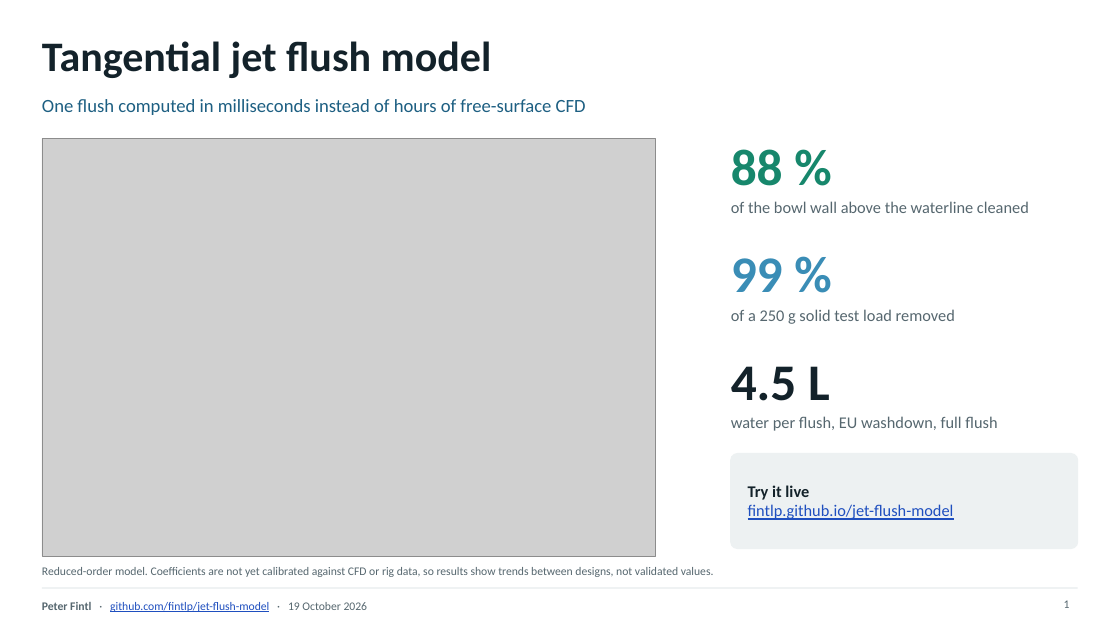
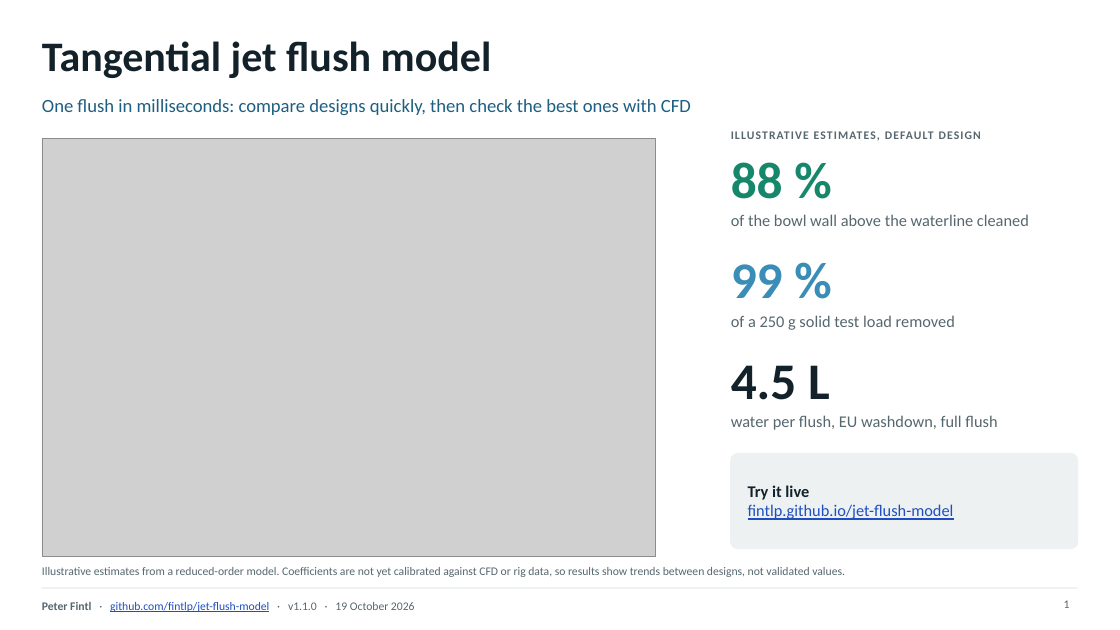
Before and after one commit to fintlp/jet-flush-model, a slide deck: slide 1 of slides/jet-flush-model.pptx. Drawn at 1120x630 pixels with LibreOffice and Linux fonts; fonts in the diff are those of the drawing; grey boxes stand for pictures. Boxes give left, top, right and bottom in pixels: in the first picture for what was removed or moved away, otherwise in the second. Text is boxed around its words. In the diff, an @@ line names an element or a change of style, - is before the commit and + after.

```diff
--- a/slides/jet-flush-model.pptx
+++ b/slides/jet-flush-model.pptx
@@ text at box(42, 99, 691, 115): text changed @@
-One flush computed in milliseconds instead of hours of free-surface CFD
+One flush in milliseconds: compare designs quickly, then check the best ones with CFD
@@ text added at box(731, 131, 981, 140), 10 pt, text #56676F, bold @@
+ILLUSTRATIVE ESTIMATES, DEFAULT DESIGN
@@ text "88 %": place and size @@
-text "88 %" at box(731, 149, 783, 186)
+text "88 %" at box(731, 162, 783, 199)
@@ text "of the bowl wall above ...": place and size @@
-text "of the bowl wall above ..." at box(731, 201, 1029, 213)
+text "of the bowl wall above ..." at box(731, 214, 1029, 226)
@@ text "99 %": place and size @@
-text "99 %" at box(731, 258, 783, 292)
+text "99 %" at box(731, 264, 783, 298)
@@ text "of a 250 g solid ...": place and size @@
-text "of a 250 g solid ..." at box(731, 309, 955, 324)
+text "of a 250 g solid ..." at box(731, 315, 955, 330)
@@ text at box(42, 567, 845, 577): text changed @@
-Reduced-order model. Coefficients are not yet calibrated against CFD or rig data, so results show trends between designs, not validated values.
+Illustrative estimates from a reduced-order model. Coefficients are not yet calibrated against CFD or rig data, so results show trends between designs, not validated values.
@@ text at box(42, 602, 415, 612): text changed @@
-Peter Fintl · github.com/fintlp/jet-flush-model · 19 October 2026
+Peter Fintl · github.com/fintlp/jet-flush-model · v1.1.0 · 19 October 2026
```
Also in this commit, not shown: 2 other slides changed, 20 other files.
